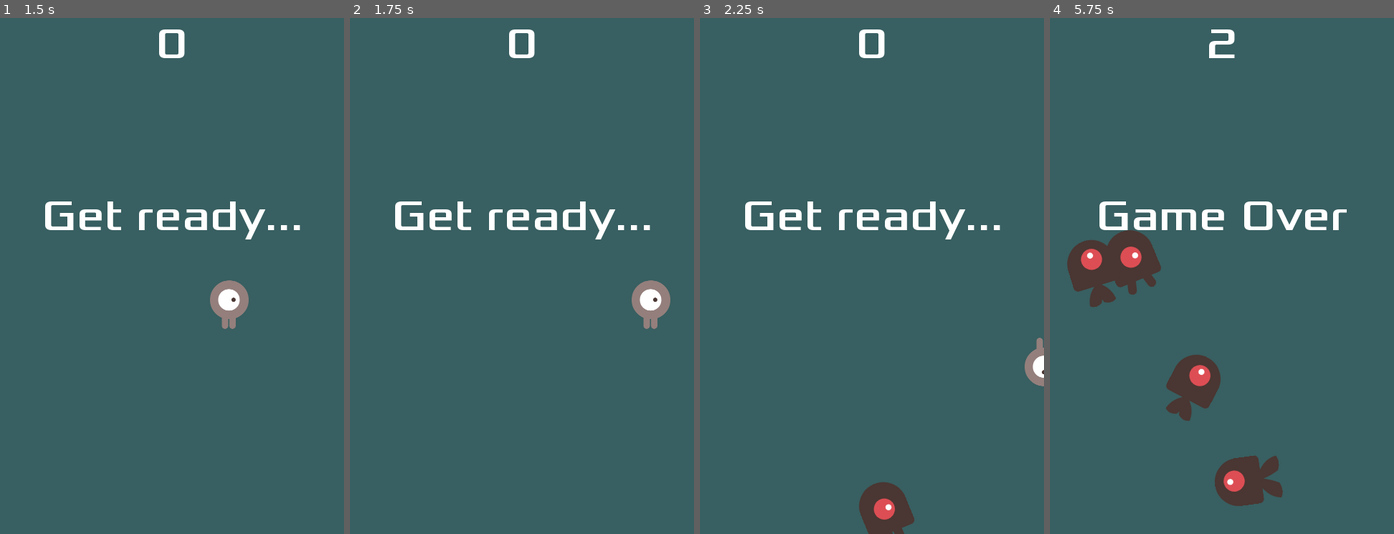
Above: before the commit, frames 1-4 (left to right).
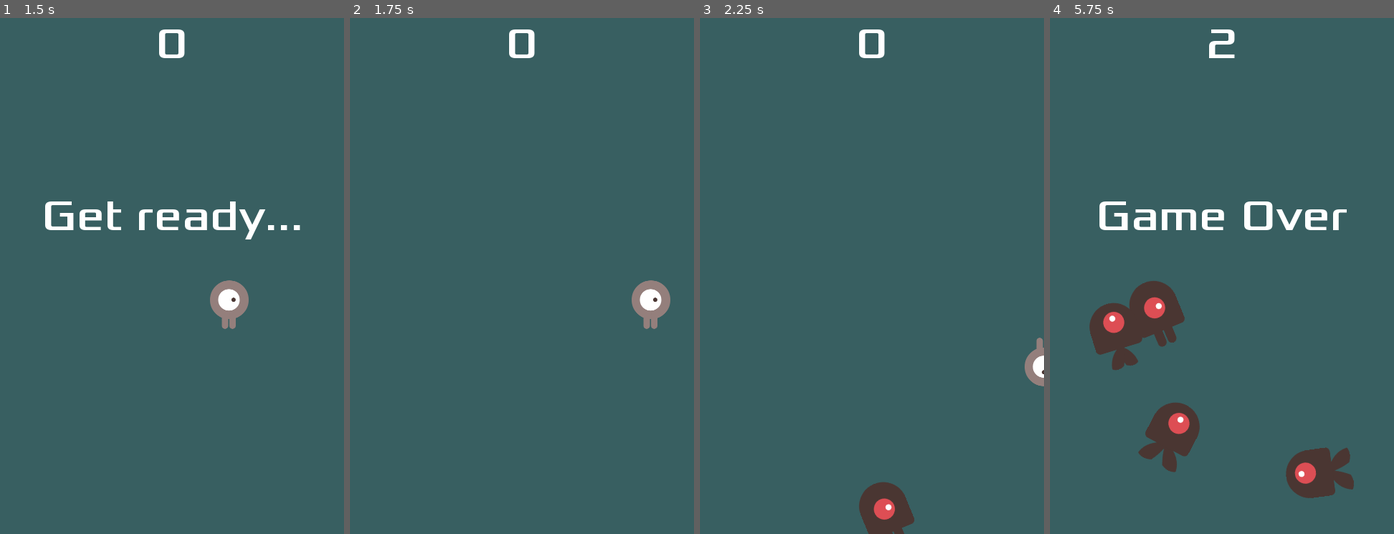
Above: after the commit, the same moments.

Repository: dastasoft/escape-from-covid-godot-2d-game
Game: Godot game, scene res://Main.tscn
Two runs of this game, one before a commit and one after it. Both use one fixed random seed, a clock stepped at 60 frames per second and the inputs below.
Inputs:
- Up to frame 1 (1.5 s): click "Start" at 0.5 s; tap Enter at 1.25 s; hold D (move_right) from 1.28 s (still down)
- Up to frame 2 (1.75 s): keep holding D (move_right)
- Up to frame 3 (2.25 s): release D (move_right) at 2.03 s; hold S (move_down) from 2.03 s (still down)
- Up to frame 4 (5.75 s): release S (move_down) at 2.78 s; hold D (move_right) 2.78-3.53 s; hold W (move_up) 3.53-4.28 s; tap Space at 4.25 s; hold A (move_left) from 4.28 s (still down)

Frame 1 is identical in both runs. In frame 2, 1.4% of the frame differs, in the area x 13-88%, y 35-43%; in frame 3, 1.4%; in frame 4, 11%, in the area x 5-89%, y 41-95%.

Commit message:
added slowmo on death

Diff:
--- a/HUD.gd
+++ b/HUD.gd
@@ -13,6 +13,7 @@
 func show_game_over():
 	show_message("Game Over")
 	yield($MessageTimer, "timeout")
+	Engine.time_scale = 1
 	$MessageLabel.text = "Dodge the Creeps"
 	$MessageLabel.show()
 	yield(get_tree().create_timer(1.0), "timeout")
--- a/HUD.tscn
+++ b/HUD.tscn
@@ -43,7 +43,6 @@
 text = "Start"
 
 [node name="MessageTimer" type="Timer" parent="."]
-wait_time = 2.0
 one_shot = true
 
 [connection signal="pressed" from="Button" to="." method="_on_Button_pressed"]
--- a/Player.gd
+++ b/Player.gd
@@ -60,6 +60,8 @@
 
 		yield(death_stop(), "completed")
 
+		Engine.time_scale = 0.5
+
 		hide()
 		$CollisionShape2D.set_deferred("disable", true)
 		emit_signal("hit")
